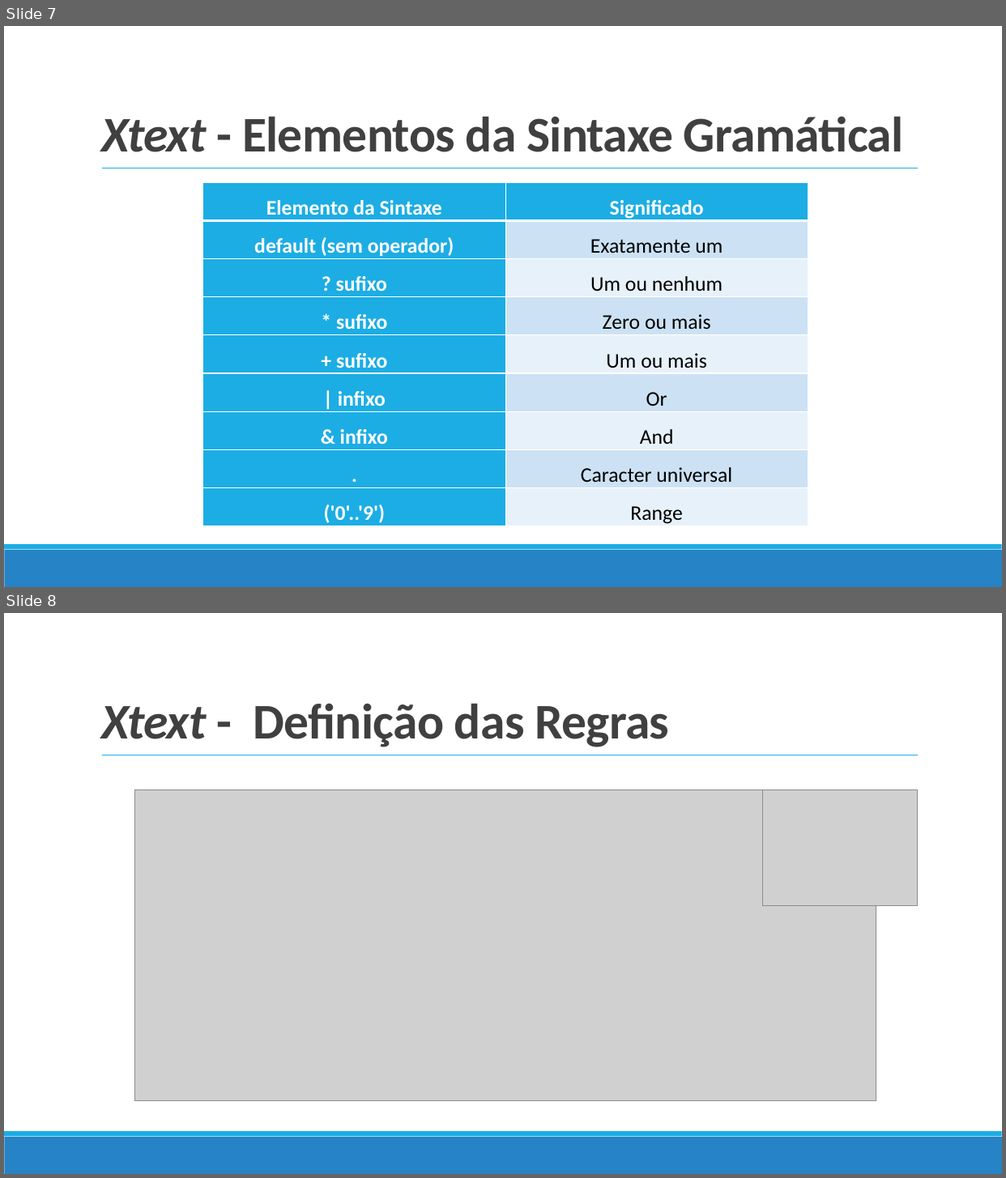
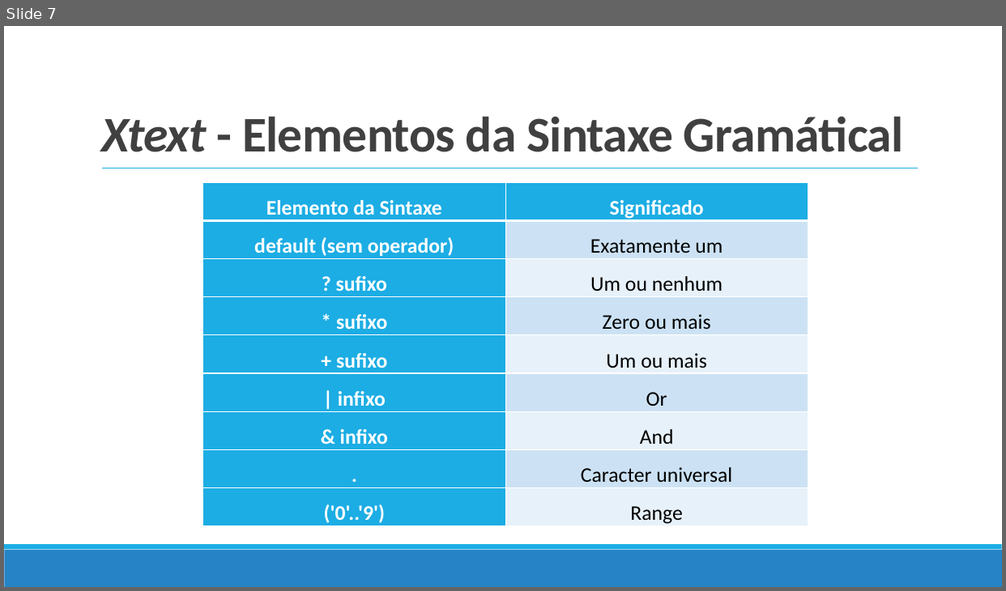
Before and after one commit to TiagoJVO/PDS16inEclipse, a slide deck: Apresentação final/PDS16inEclipse.pptx. Shown one above the other, each under a label of ours: slides 7 and 8 before the commit, slide 7 after it. The pictures are 1006x1178 and 1006x591 pixels, drawn with LibreOffice and Linux fonts; fonts in the diff are those of the drawing; grey boxes stand for pictures. Boxes give left, top, right and bottom in pixels: in the first picture for what was removed or moved away, otherwise in the second. Text is boxed around its words. In the diff, an @@ line names an element or a change of style, - is before the commit and + after.

```diff
--- a/Apresentação final/PDS16inEclipse.pptx
+++ b/Apresentação final/PDS16inEclipse.pptx
@@ slide 8 removed at (4, 613, 1002, 1174), background #FFFFFF; not listed: 3 template elements that a slide beside it also shows @@
@@ title removed at (101, 703, 669, 747) @@
-Xtext - Definição das Regras
@@ picture removed at (135, 790, 876, 1101) @@
@@ picture removed at (763, 790, 918, 905) @@
```
Also in this commit, not shown: 6 slides changed, 1 slide added, 54 other files.
